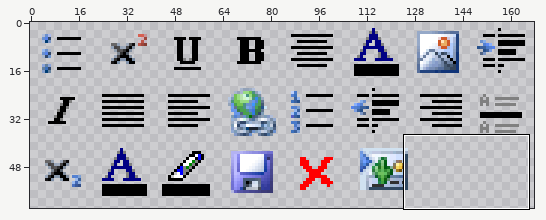
Sprite sheet: Portal/media/skins/Light/RichEdit/sprite-buttons.png. The first picture is a wide view before the edit; the outline marks the close-up.
Close-up. Before the edit:
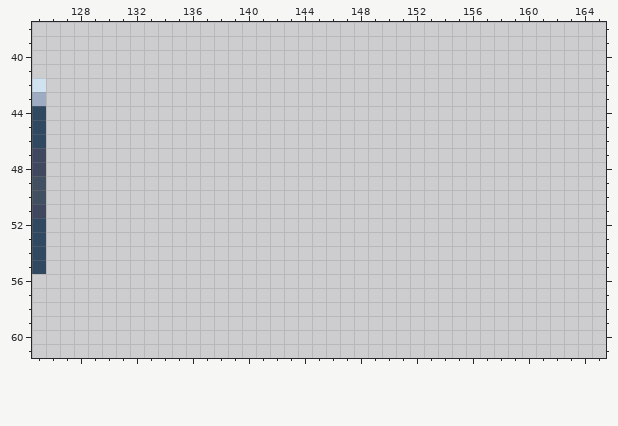
The file is 168x80 pixels. Colours within 5 levels of each other are drawn and written as one. Shown: x 125..165, y 38..61. The wide view leaves out empty margins.
New version:
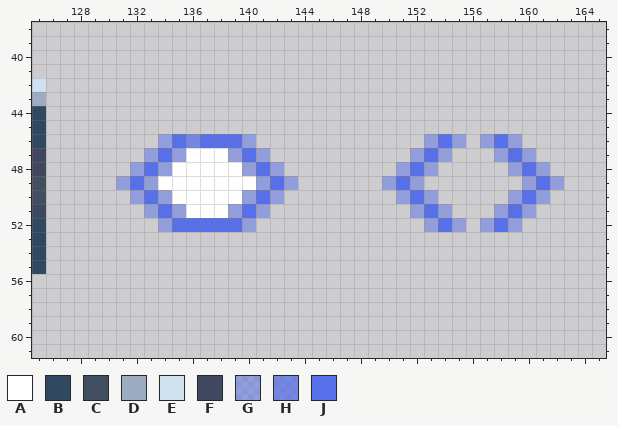
Palette (. is transparent): A #ffffff  B #304860  C #405060  D #9dacc2  E #d0e1f0  F #404860  G #576fe97f  H #576fe9bf  J #576fe9
Changes in this commit:
Changed rows in their new state; - is an unchanged pixel.
first column x 131:
46 ---GJHJJJG------------GJG-GJG---
47 --GJGAAAGJG----------GJG---GJG--
48 -GJGAAAAAGJG--------GJG-----GJG-
49 GJGAAAAAAAGJG------GJG-------GJG
50 -GJGAAAAAGJG--------GJG-----GJG-
51 --GJGAAAGJG----------GJG---GJG--
52 ---GJJJJJG------------GJG-GJG---
Changed places in both close-ups, as pixel boxes (x1, y1, x2, y2):
added: (116, 134, 298, 232)
added: (382, 134, 564, 232)
